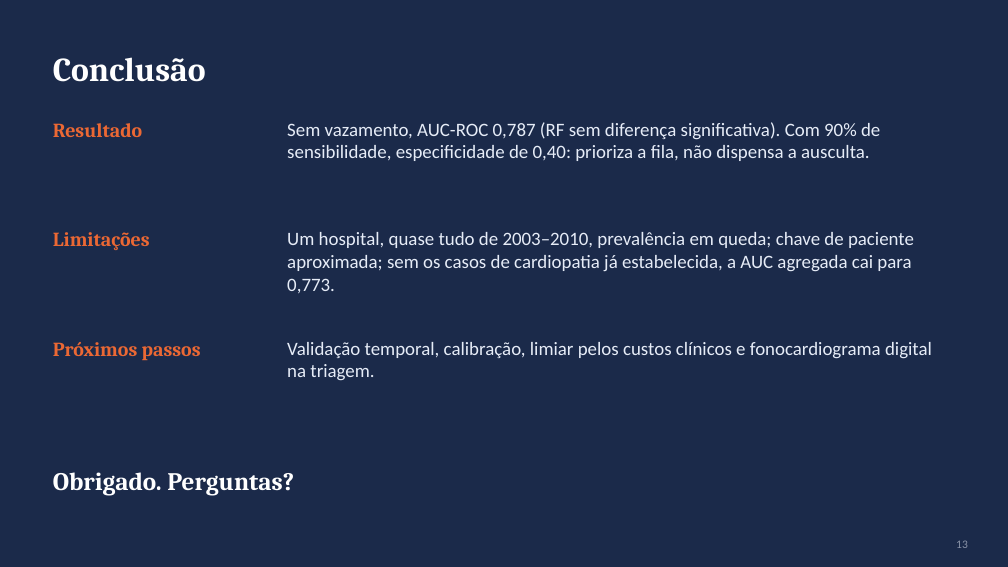
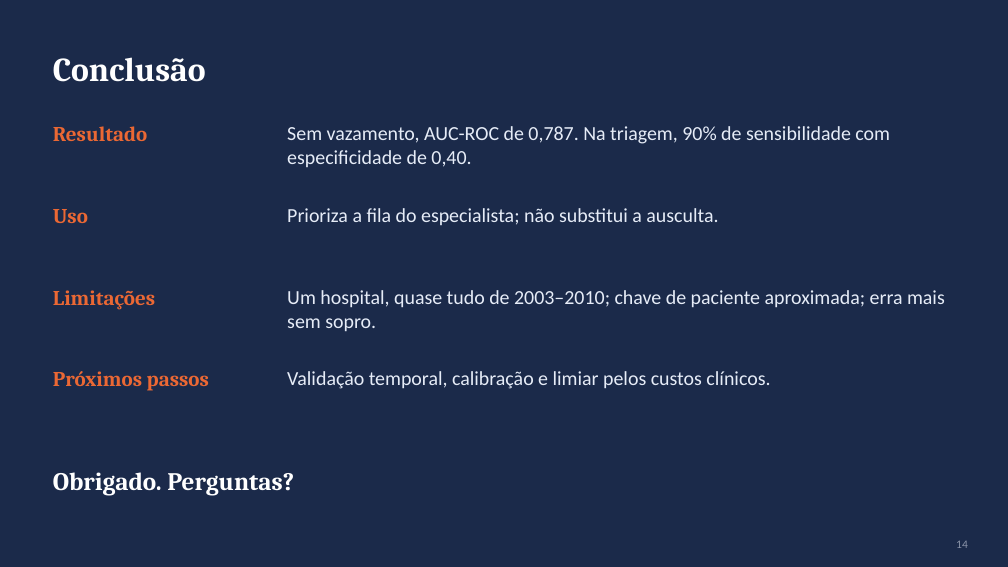
Before and after one commit to Murilo-Uchoa/mineracao-triagem-cardiopatia, a slide deck: slide 14 of slides/Apresentacao_A2.pptx (slide 13 before the commit). Drawn at 1008x567 pixels with LibreOffice and Linux fonts; fonts in the diff are those of the drawing. Boxes give left, top, right and bottom in pixels: in the first picture for what was removed or moved away, otherwise in the second. Text is boxed around its words. In the diff, an @@ line names an element or a change of style, - is before the commit and + after.

```diff
--- a/slides/Apresentacao_A2.pptx
+++ b/slides/Apresentacao_A2.pptx
@@ text at (287, 126, 890, 167): text changed; size 18 to 19 pt @@
-Sem vazamento, AUC-ROC 0,787 (RF sem diferença significativa). Com 90% de sensibilidade, especificidade de 0,40: prioriza a fila, não dispensa a ausculta.
+Sem vazamento, AUC-ROC de 0,787. Na triagem, 90% de sensibilidade com especificidade de 0,40.
@@ text added at (53, 209, 88, 223), 20 pt, text #EB6834, bold @@
+Uso
@@ text added at (287, 208, 718, 225), 19 pt, text #E6ECF7 @@
+Prioriza a fila do especialista; não substitui a ausculta.
@@ size 19 to 20 pt in 3 elements at (53, 126, 147, 141), (53, 371, 209, 391), (53, 290, 155, 310) @@
@@ text "Limitações": place and size @@
-text "Limitações" at (53, 232, 150, 250)
+text "Limitações" at (53, 290, 155, 310)
@@ text at (287, 290, 945, 332): text changed; size 18 to 19 pt @@
-Um hospital, quase tudo de 2003–2010, prevalência em queda; chave de paciente aproximada; sem os casos de cardiopatia já estabelecida, a AUC agregada cai para 0,773.
+Um hospital, quase tudo de 2003–2010; chave de paciente aproximada; erra mais sem sopro.
@@ text "Próximos passos": place and size @@
-text "Próximos passos" at (53, 342, 201, 361)
+text "Próximos passos" at (53, 371, 209, 391)
@@ text at (287, 371, 770, 389): text changed; size 18 to 19 pt @@
-Validação temporal, calibração, limiar pelos custos clínicos e fonocardiograma digital na triagem.
+Validação temporal, calibração e limiar pelos custos clínicos.
@@ page number at (956, 540, 968, 548): text changed @@
-13
+14
```
Also in this commit, not shown: 9 other slides changed, 3 slides added, 2 slides removed, 3 other files.
